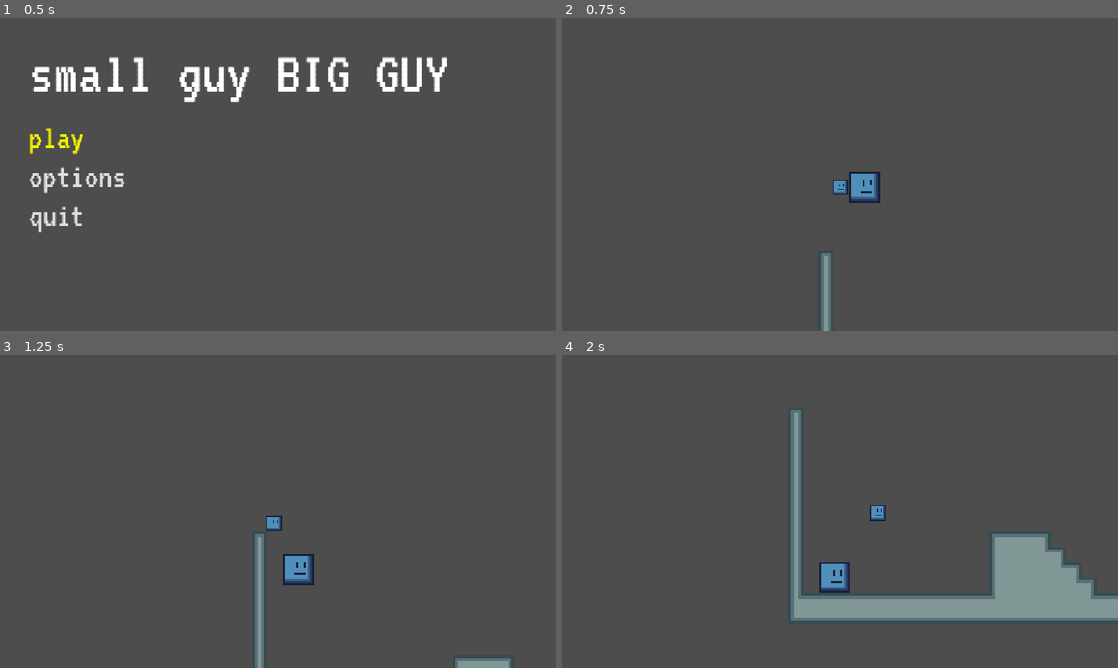
Above: before the commit, frames 1-4 (two rows, left to right).
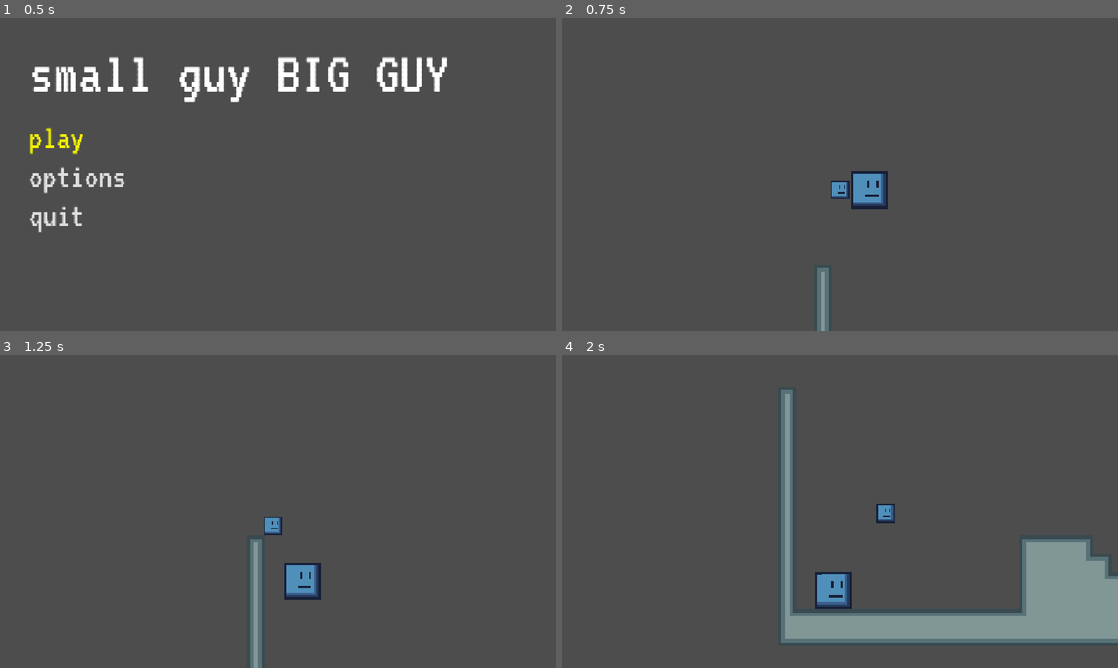
Above: after the commit, the same moments.

Repository: itstntcraft123/small-guy-big-guy
Game: Godot game, scene res://scenes/main_menu.tscn
Two runs of this game, one before a commit and one after it. Both use one fixed random seed, a clock stepped at 60 frames per second and the inputs below.
Inputs (mouse positions are in pixels of both pictures, inside the frame that each line leads up to):
- Up to frame 1 (0.5 s): no input
- Up to frame 2 (0.75 s): click "play" at 0.5 s
- Up to frame 3 (1.25 s): no input
- Up to frame 4 (2 s): tap Enter at 1.25 s; move the mouse to (962, 495) at 1.27 s; hold D (small_right) from 1.28 s (still down); tap Alt at 1.35 s; click (962, 495) at 1.42 s; tap W (small_jump) at 1.52 s

Frame 1 is identical in both runs. In frame 2, 1.2% of the frame differs, in the area x 45-59%, y 48-100%; in frame 3, 2.2%; in frame 4, 13%, in the area x 39-100%, y 11-92%.

Commit message:
increase camera zoom; add escape on game menu -> close menu

Diff:
--- a/scenes/game.tscn
+++ b/scenes/game.tscn
@@ -31,5 +31,6 @@
 tile_set = ExtResource("5_iywne")
 
 [node name="Camera2D" type="Camera2D" parent="." unique_id=882835880]
+zoom = Vector2(1.2, 1.2)
 position_smoothing_enabled = true
 script = ExtResource("5_p57ef")
--- a/scripts/game.gd
+++ b/scripts/game.gd
@@ -1,11 +1,15 @@
 extends Node2D
 
 @export var game_menu: PackedScene
+var just_exited_game_menu := false
 
 func _input(event: InputEvent) -> void:
 	if event.is_action_pressed("ui_cancel") and !has_node("CanvasLayer/EscapeScreen"):
-		$CanvasLayer.add_child(game_menu.instantiate())
-		get_tree().paused = true
+		if just_exited_game_menu:
+			just_exited_game_menu = false
+		else:
+			$CanvasLayer.add_child(game_menu.instantiate())
+			get_tree().paused = true
 
 func _ready() -> void:
 	pass
--- a/scripts/game_menu.gd
+++ b/scripts/game_menu.gd
@@ -1,6 +1,12 @@
 extends Control
 
 @export var options_menu: PackedScene
+
+func _input(event: InputEvent) -> void:
+	if event.is_action_pressed("ui_cancel"):
+		get_tree().paused = false
+		$"../..".just_exited_game_menu = true
+		queue_free()
 
 func _ready() -> void:
 	pass
